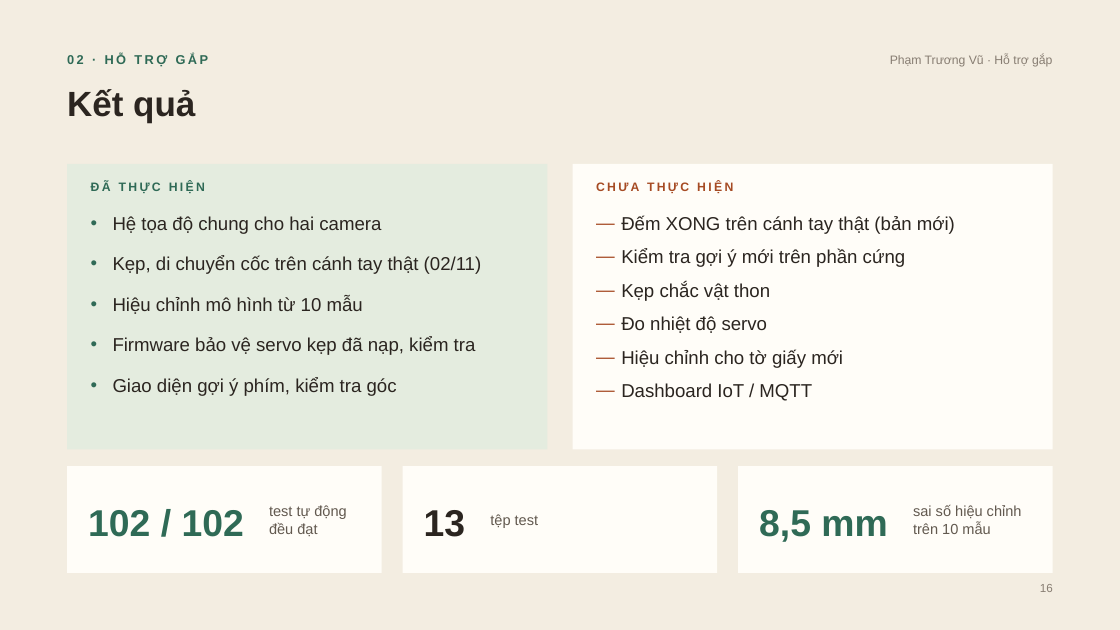
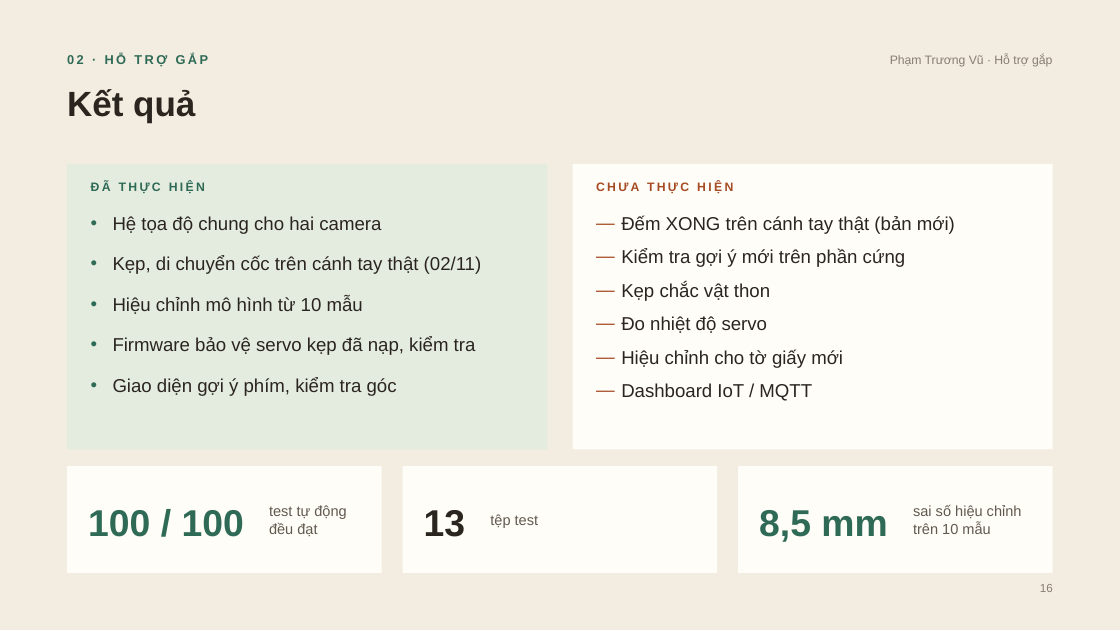
Before and after one commit to DuongNAD/Project_IoT, a slide deck: slide 16 of slides/Project_IoT_ThuyetTrinh.pptx. Drawn at 1120x630 pixels with LibreOffice and Linux fonts; fonts in the diff are those of the drawing. Boxes give left, top, right and bottom in pixels: in the first picture for what was removed or moved away, otherwise in the second. Text is boxed around its words. In the diff, an @@ line names an element or a change of style, - is before the commit and + after.

```diff
--- a/slides/Project_IoT_ThuyetTrinh.pptx
+++ b/slides/Project_IoT_ThuyetTrinh.pptx
@@ text at <box>88,510,244,537</box>: text changed @@
-102 / 102
+100 / 100
```
Also in this commit, not shown: 1 other slide changed, 29 other files.
